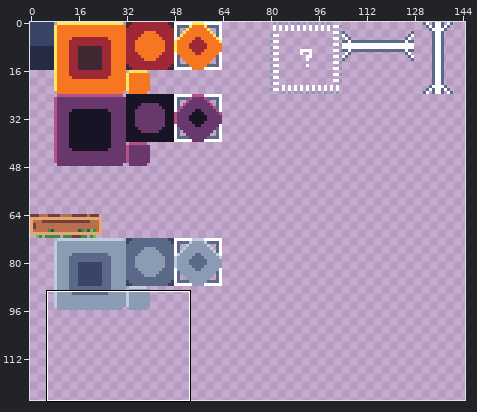
File history of a sprite sheet, res/gfx/tileset.png. The picture above shows the old version from afar; the outline marks the close-up.
Close-up. First the earlier version:
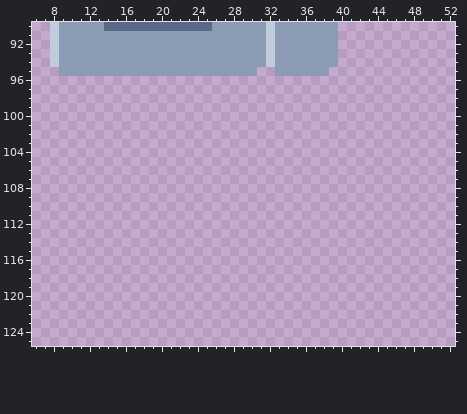
The file is 256x256 pixels. Shown: x 6..52, y 90..125. The wide view leaves out empty margins.
The same view after the edit:
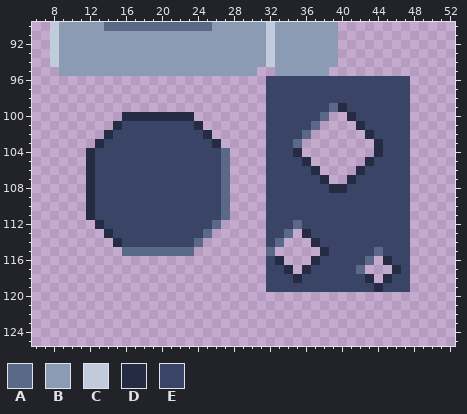
Palette (. is transparent): A #5a6988  B #8b9bb4  C #c0cbdc  D #262b44  E #3a4466
Changes in this commit:
Colour A now appears in row 99 at x 39; in row 100 at x 38; in row 101 at x 37; in row 102 at x 36; in row 103 at x 35; in rows 104 to 111 at x 27.
Colour A now appears in row 112 at x 26 and 35; in row 113 at x 25 and 34; in row 114 at x 24 and 33; in row 115 at x 16 to 23, 32 and 44; in row 116 at x 43; in row 117 at x 42.
Colour D now appears in row 99 at x 40; in row 100 at x 16 to 23 and 41; in row 101 at x 15, 24 and 42; in row 102 at x 14, 25 and 43; in row 103 at x 13, 26 and 44; in row 104 at x 12, 35 and 44.
Colour D now appears in row 105 at x 12, 36 and 43; in row 106 at x 12, 37 and 42; in row 107 at x 12, 38 and 41; in row 108 at x 12 and 39 to 40; in rows 109 to 111 at x 12; in row 112 at x 13.
Colour D now appears in row 113 at x 14 and 36; in row 114 at x 15 and 37; in row 115 at x 38; in row 116 at x 33, 37 and 45; in row 117 at x 34, 36 and 46; in row 118 at x 35, 43 and 45.
Colour D now appears in row 119 at x 44.
Colour E now appears in rows 96 to 98 at x 32 to 47; in row 99 at x 32 to 38 and 41 to 47; in row 100 at x 32 to 37 and 42 to 47; in row 101 at x 16 to 23, 32 to 36 and 43 to 47; in row 102 at x 15 to 24, 32 to 35 and 44 to 47; in row 103 at x 14 to 25, 32 to 34 and 45 to 47.
Colour E now appears in row 104 at x 13 to 26, 32 to 34 and 45 to 47; in row 105 at x 13 to 26, 32 to 35 and 44 to 47; in row 106 at x 13 to 26, 32 to 36 and 43 to 47; in row 107 at x 13 to 26, 32 to 37 and 42 to 47; in row 108 at x 13 to 26, 32 to 38 and 41 to 47; in rows 109 to 111 at x 13 to 26 and 32 to 47.
Colour E now appears in row 112 at x 14 to 25, 32 to 34 and 36 to 47; in row 113 at x 15 to 24, 32 to 33 and 37 to 47; in row 114 at x 16 to 23, 32 and 38 to 47; in row 115 at x 39 to 43 and 45 to 47; in row 116 at x 32, 38 to 42 and 46 to 47; in row 117 at x 32 to 33, 37 to 41 and 47.
Colour E now appears in row 118 at x 32 to 34, 36 to 42 and 46 to 47; in row 119 at x 32 to 43 and 45 to 47.
Where, in picture pixels (left, top, right, bottom), the same in both close-ups:
added: (86, 76, 410, 292)
